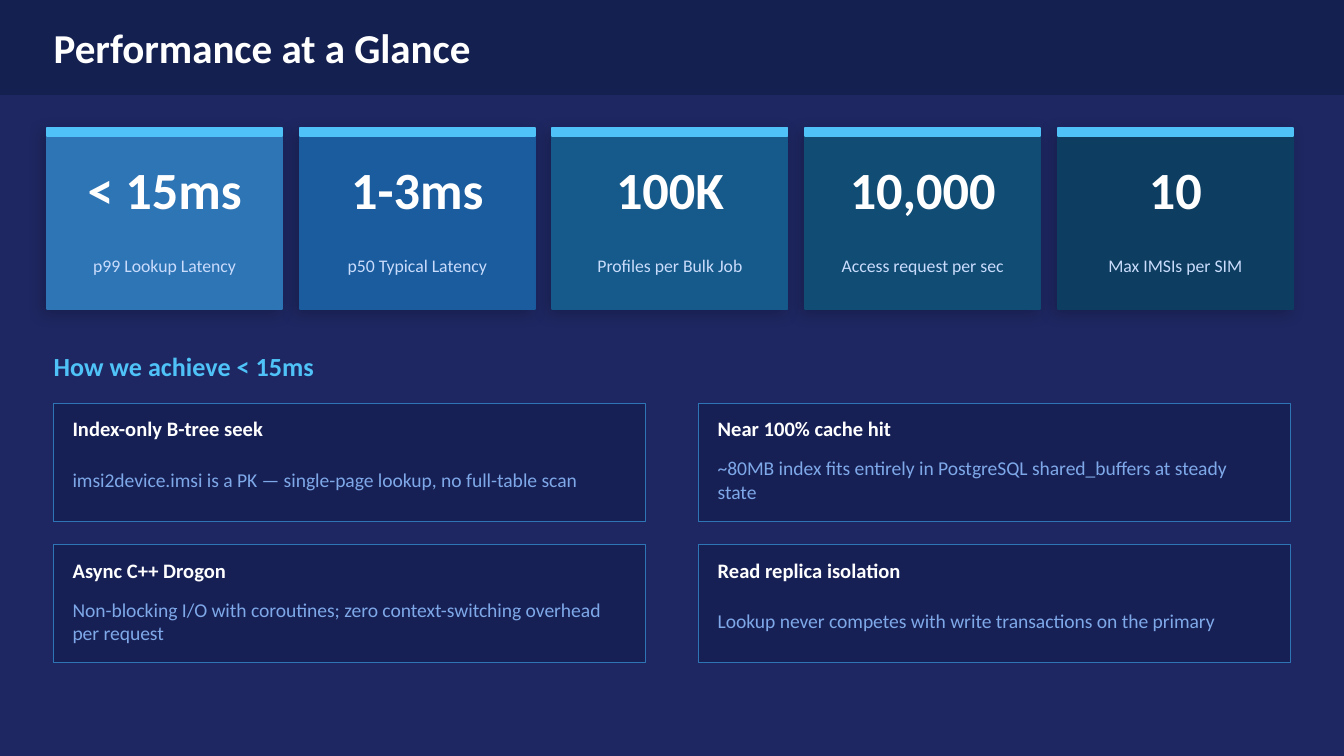
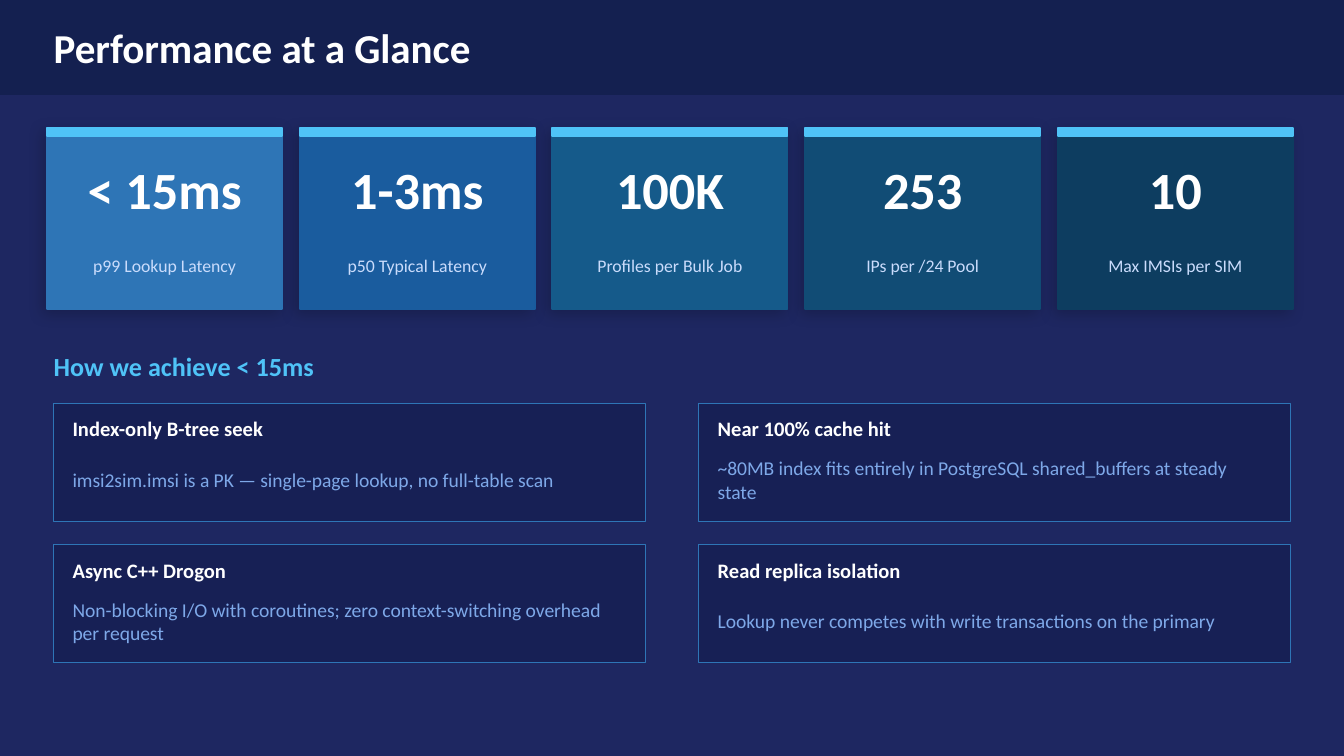
Before and after one commit to ridan5G/aaa-cloud-native, a slide deck: slide 4 of docs/aaa-platform-presentation.pptx (slide 6 before the commit). Drawn at 1344x756 pixels with LibreOffice and Linux fonts; fonts in the diff are those of the drawing. Boxes give left, top, right and bottom in pixels: in the first picture for what was removed or moved away, otherwise in the second. Text is boxed around its words. In the diff, an @@ line names an element or a change of style, - is before the commit and + after.

Commit message:
Move stage logic from radius to lookup pod, CIDR finder fixes

```diff
--- a/docs/aaa-platform-presentation.pptx
+++ b/docs/aaa-platform-presentation.pptx
@@ text at <box>883,174,962,210</box>: text changed @@
-10,000
+253
@@ text at <box>866,259,978,275</box>: text changed @@
-Access request per sec
+IPs per /24 Pool
@@ text at <box>73,473,553,491</box>: text changed @@
-imsi2device.imsi is a PK — single-page lookup, no full-table scan
+imsi2sim.imsi is a PK — single-page lookup, no full-table scan
```
Also in this commit, not shown: 11 other slides changed, 2 slides removed, 39 other files.
